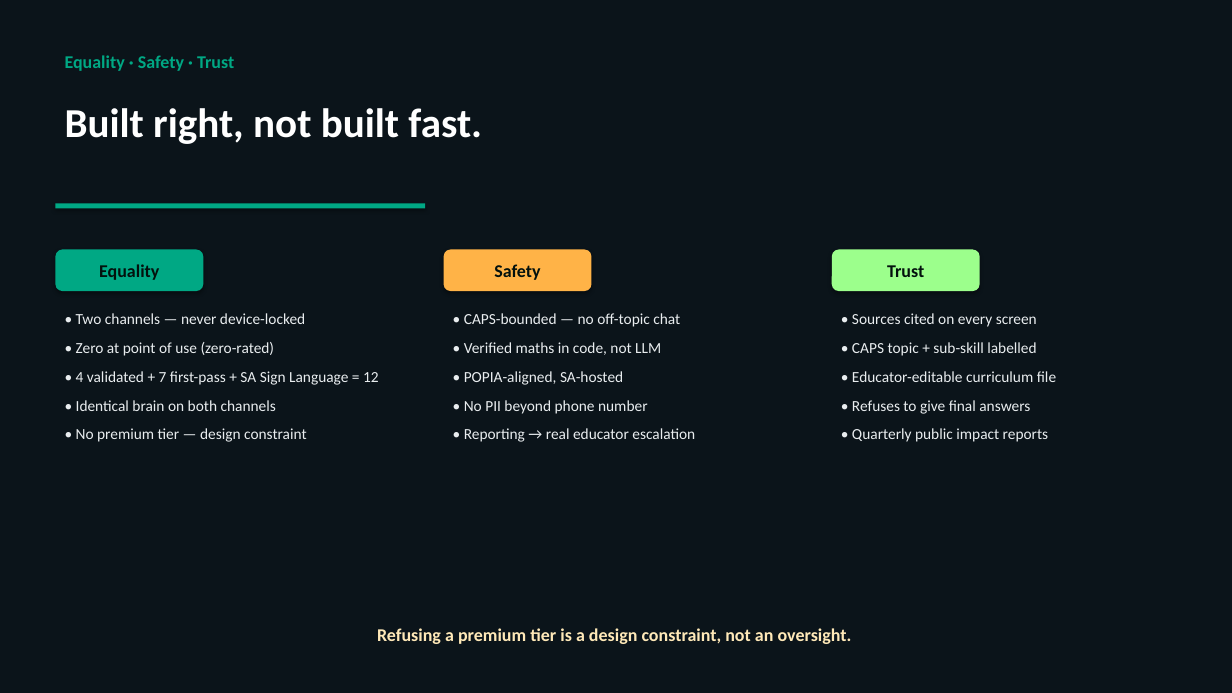
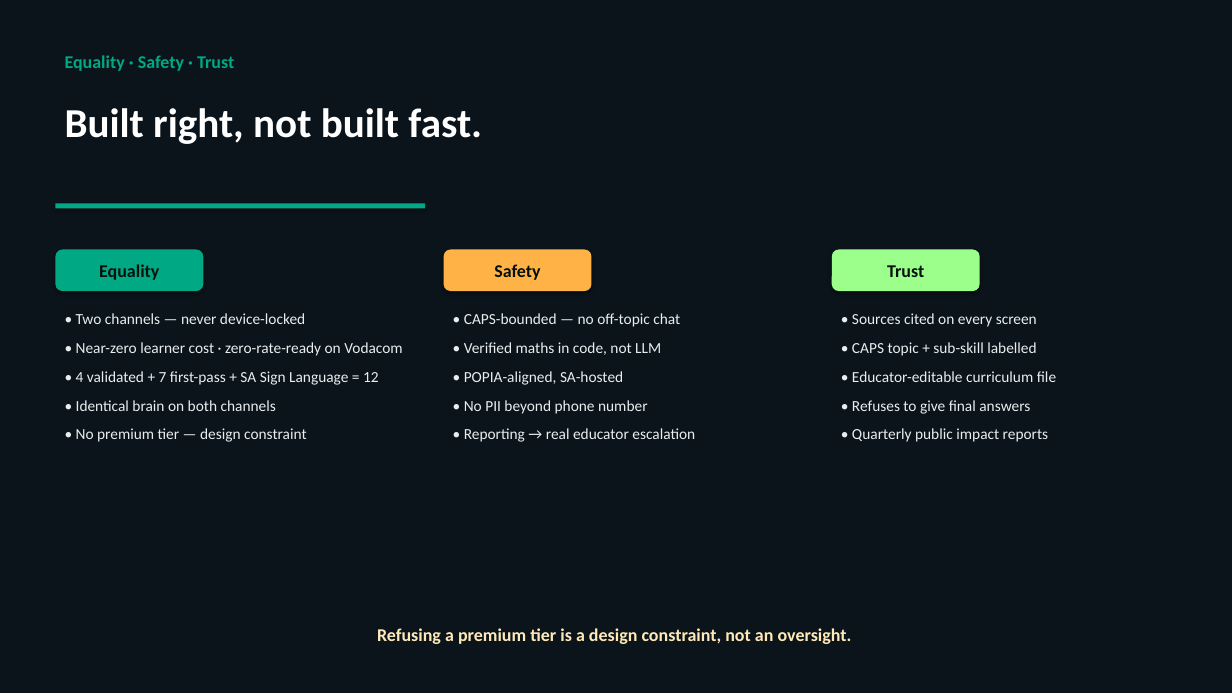
Before and after one commit to snerantie/Dell-Prototype---AI-Integration, a slide deck: slide 13 of pitch/AI_Tutor_Pitch.pptx. Drawn at 1232x693 pixels with LibreOffice and Linux fonts; fonts in the diff are those of the drawing. Boxes give left, top, right and bottom in pixels: in the first picture for what was removed or moved away, otherwise in the second. Text is boxed around its words. In the diff, an @@ line names an element or a change of style, - is before the commit and + after.

Commit message:
feat(pitch): add Economics, Model Stack, Cybersecurity, Integration, Vodacom Wins slides + soften Zero-rated wording

```diff
--- a/pitch/AI_Tutor_Pitch.pptx
+++ b/pitch/AI_Tutor_Pitch.pptx
@@ text at (76, 342, 402, 356): text changed @@
-• Zero at point of use (zero-rated)
+• Near-zero learner cost · zero-rate-ready on Vodacom
```
Also in this commit, not shown: 3 other slides changed, 5 slides added, 1 other file.
